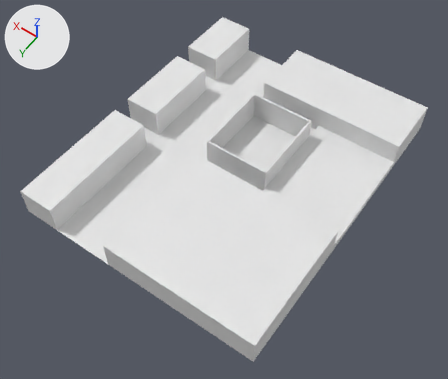
The glTF model frontend/models/school/school.gltf: old version first, new version second.
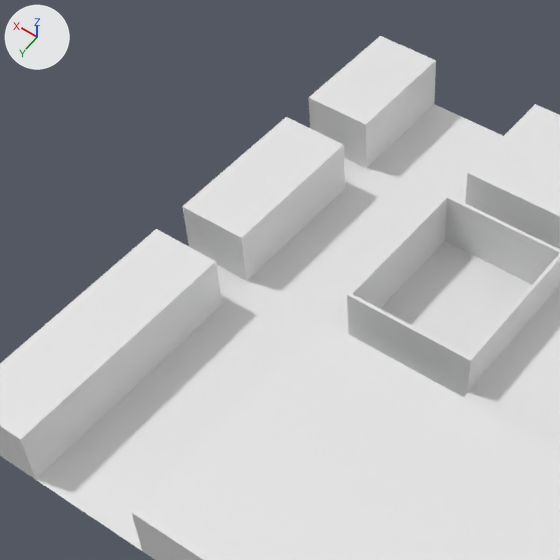
Old and new are each drawn whole from a camera (50 mm lens) standing at (-4.39, 5.93, 7.38) and looking at (-1.0, 1.19, -0.07) and again close up on the part from 9% to 69% of the width and 0% to 71% of the height. The axes (+X, +Y, +Z) are drawn at upper left. The lights are the same throughout. Materials are left out; every surface is plain grey. Where no turn or scale is listed for an object, it has been applied to the vertices.

The scene before the commit, as lines of its bpy script (objects in view):
```python
me_plane = bpy.data.meshes.new('Plane')
me_plane.from_pydata(...)  # 89 vertices, 166 faces; spans x -2.1..1.87, y -1.81..3.08, z 0.0..0.47
# faces by material slot: [88, 62, 16]
me_plane.materials.append(mat_default)
me_plane.materials.append(mat_outside)
me_plane.materials.append(mat_glass)
ob_plane = bpy.data.objects.new('Plane', me_plane)
ob_plane.location = (-0.805, 0.143, -0.002)
```
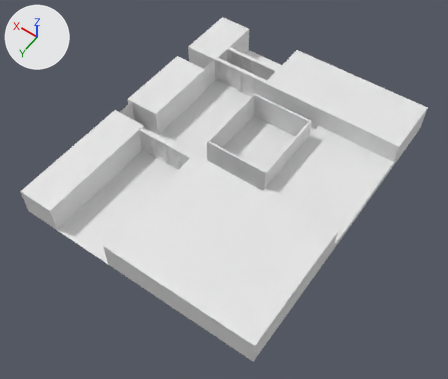
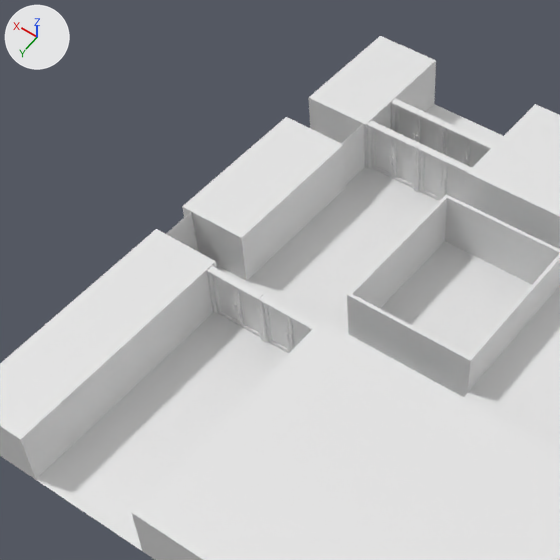
Edits to the bpy script that builds the scene:
```text
Add ob_border_door_entry_right_002:
    ob_border_door_entry_right_002 = bpy.data.objects.new('border_door_entry.right.002', me_cube_010_chrome_cube_010_chrome_frame_007)  # 48 vertices, 92 faces; spans x -0.192..0.296, y -0.057..0.006, z -0.047..0.419
    ob_border_door_entry_right_002.location = (0.185, 1.331, 0.047)
Add ob_border_door_entry_left_002:
    ob_border_door_entry_left_002 = bpy.data.objects.new('border_door_entry.left.002', me_cube_010_chrome_cube_010_chrome_frame_006)  # 48 vertices, 92 faces; spans x -0.192..0.296, y -0.057..0.006, z -0.047..0.419
    ob_border_door_entry_left_002.location = (-0.306, 1.331, 0.047)
Add ob_border_door_entry_left:
    ob_border_door_entry_left = bpy.data.objects.new('border_door_entry.left', me_cube_010_chrome_cube_010_chrome_frame_005)  # 48 vertices, 92 faces; spans x -0.192..0.296, y -0.057..0.006, z -0.047..0.419
    ob_border_door_entry_left.location = (-0.306, -1.004, 0.047)
Add ob_border_door_entry_right_001:
    ob_border_door_entry_right_001 = bpy.data.objects.new('border_door_entry.right.001', me_cube_010_chrome_cube_010_chrome_frame_004)  # 48 vertices, 92 faces; spans x -0.192..0.296, y -0.057..0.006, z -0.047..0.419
    ob_border_door_entry_right_001.location = (0.185, -1.004, 0.047)
Add ob_door_right_005:
    ob_door_right_005 = bpy.data.objects.new('door_right.005', me_cylinder_009_chrome_cylinder_009_chrome_frame_007)  # 410 vertices, 794 faces; spans x -0.214..0.006, y -0.029..0.028, z -0.018..0.416
    ob_door_right_005.location = (0.452, 1.304, 0.02)
Add ob_door_right_004:
    ob_door_right_004 = bpy.data.objects.new('door_right.004', me_cylinder_009_chrome_cylinder_009_chrome_frame_006)  # 410 vertices, 794 faces; spans x -0.214..0.006, y -0.029..0.028, z -0.018..0.416
    ob_door_right_004.location = (-0.039, 1.304, 0.02)
Add ob_door_right_003:
    ob_door_right_003 = bpy.data.objects.new('door_right.003', me_cylinder_009_chrome_cylinder_009_chrome_frame_005)  # 410 vertices, 794 faces; spans x -0.214..0.006, y -0.029..0.028, z -0.018..0.416
    ob_door_right_003.location = (-0.039, -1.031, 0.02)
Add ob_door_right_002:
    ob_door_right_002 = bpy.data.objects.new('door_right.002', me_cylinder_009_chrome_cylinder_009_chrome_frame_004)  # 410 vertices, 794 faces; spans x -0.214..0.006, y -0.029..0.028, z -0.018..0.416
    ob_door_right_002.location = (0.452, -1.031, 0.02)
Add ob_door_left_005:
    ob_door_left_005 = bpy.data.objects.new('door_left.005', me_cube_007_cube_003_chr_cube_007_cube_003_chr_frame_007)  # 410 vertices, 794 faces; spans x -0.004..0.216, y -0.03..0.027, z -0.015..0.419
    ob_door_left_005.location = (0.02, 1.305, 0.017)
Add ob_door_left_004:
    ob_door_left_004 = bpy.data.objects.new('door_left.004', me_cube_007_cube_003_chr_cube_007_cube_003_chr_frame_006)  # 410 vertices, 794 faces; spans x -0.004..0.216, y -0.03..0.027, z -0.015..0.419
    ob_door_left_004.location = (-0.471, 1.305, 0.017)
Add ob_door_left_003:
    ob_door_left_003 = bpy.data.objects.new('door_left.003', me_cube_007_cube_003_chr_cube_007_cube_003_chr_frame_005)  # 410 vertices, 794 faces; spans x -0.004..0.216, y -0.03..0.027, z -0.015..0.419
    ob_door_left_003.location = (-0.471, -1.031, 0.017)
Add ob_door_left_002:
    ob_door_left_002 = bpy.data.objects.new('door_left.002', me_cube_007_cube_003_chr_cube_007_cube_003_chr_frame_004)  # 410 vertices, 794 faces; spans x -0.004..0.216, y -0.03..0.027, z -0.015..0.419
    ob_door_left_002.location = (0.02, -1.031, 0.017)
Add ob_border_door_entry_right:
    ob_border_door_entry_right = bpy.data.objects.new('border_door_entry.right', me_cube_010_chrome_cube_010_chrome_frame_003)  # 48 vertices, 92 faces; spans x -0.192..0.296, y -0.057..0.006, z -0.047..0.419
    ob_border_door_entry_right.location = (0.185, -0.667, 0.047)
Add ob_door_right_001:
    ob_door_right_001 = bpy.data.objects.new('door_right.001', me_cylinder_009_chrome_cylinder_009_chrome_frame_003)  # 410 vertices, 794 faces; spans x -0.214..0.006, y -0.029..0.028, z -0.018..0.416
    ob_door_right_001.location = (0.452, -0.694, 0.02)
Add ob_door_left_001:
    ob_door_left_001 = bpy.data.objects.new('door_left.001', me_cube_007_cube_003_chr_cube_007_cube_003_chr_frame_003)  # 410 vertices, 794 faces; spans x -0.004..0.216, y -0.03..0.027, z -0.015..0.419
    ob_door_left_001.location = (0.02, -0.693, 0.017)
Add ob_door_right:
    ob_door_right = bpy.data.objects.new('door_right', me_cylinder_009_chrome_cylinder_009_chrome_frame_001)  # 410 vertices, 794 faces; spans x -0.214..0.006, y -0.029..0.028, z -0.018..0.416
    ob_door_right.location = (-0.039, -0.694, 0.02)
Add ob_border_door_entry_left_001:
    ob_border_door_entry_left_001 = bpy.data.objects.new('border_door_entry.left.001', me_cube_010_chrome_cube_010_chrome_frame_001)  # 48 vertices, 92 faces; spans x -0.192..0.296, y -0.057..0.006, z -0.047..0.419
    ob_border_door_entry_left_001.location = (-0.306, -0.667, 0.047)
Add ob_door_left:
    ob_door_left = bpy.data.objects.new('door_left', me_cube_007_cube_003_chr_cube_007_cube_003_chr_frame_001)  # 410 vertices, 794 faces; spans x -0.004..0.216, y -0.03..0.027, z -0.015..0.419
    ob_door_left.location = (-0.471, -0.693, 0.017)
Add ob_glass_door_2:
    ob_glass_door_2 = bpy.data.objects.new('glass_door_2', me_glass_door_framless_001)  # 208 vertices, 376 faces; spans x -0.022..0.023, y -0.294..0.0, z -0.028..0.443
    ob_glass_door_2.location = (0.972, 1.228, 0.024)
Add ob_glass_door_1:
    ob_glass_door_1 = bpy.data.objects.new('glass_door_1', me_glass_door_framless)  # 208 vertices, 376 faces; spans x -0.023..0.021, y -0.29..0.005, z -0.027..0.444
    ob_glass_door_1.location = (0.507, -0.356, 0.024)
```

What differs and where, as boxes (x1, y1, x2, y2) in the close-ups (560 x 560 px):
'door_right', added
    after: (419, 152, 443, 201)
'glass_door_1', added
    after: (342, 124, 364, 185)
'door_right.001', added
    after: (370, 129, 393, 178)
'door_left.001', added
    after: (392, 139, 415, 188)
'door_right.004', added
    after: (263, 304, 291, 353)
'door_right.005', added
    after: (211, 275, 240, 325)
'door_left.005', added
    after: (235, 288, 261, 337)
'border_door_entry.right.002', added
    after: (207, 266, 264, 341)
'border_door_entry.left.002', added
    after: (259, 294, 317, 342)
'door_left', added
    after: (442, 163, 466, 203)
'border_door_entry.right', added
    after: (367, 120, 421, 191)
'border_door_entry.left.001', added
    after: (416, 144, 472, 203)
'glass_door_2', added
    after: (166, 212, 198, 251)
'door_right.003', added
    after: (443, 129, 467, 164)
'door_left.002', added
    after: (416, 117, 438, 151)
'border_door_entry.right.001', added
    after: (391, 98, 444, 152)
'door_right.002', added
    after: (394, 106, 417, 141)
'border_door_entry.left', added
    after: (439, 121, 495, 154)
'door_left.004', added
    after: (288, 318, 311, 351)
'door_left.003', added
    after: (465, 140, 489, 168)
